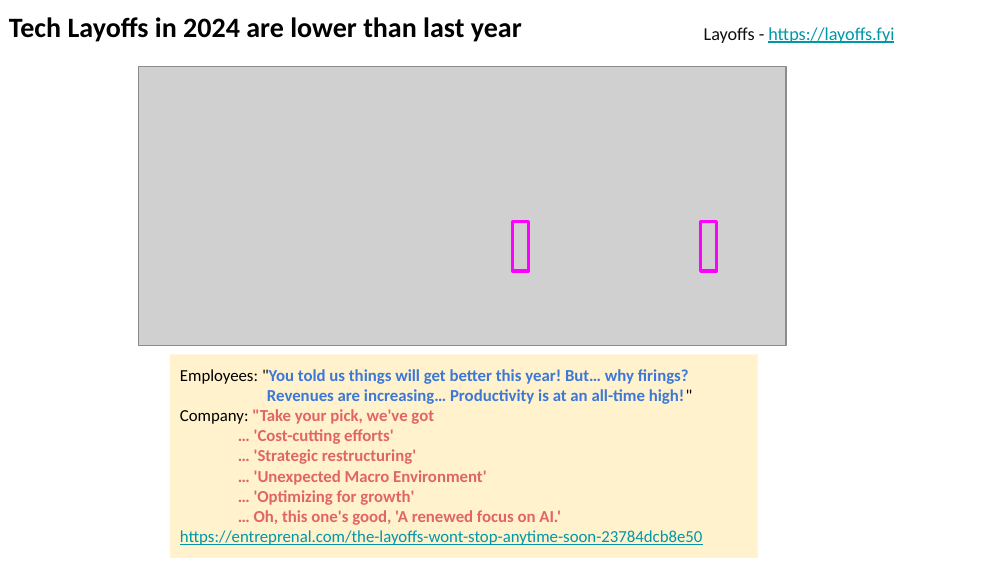
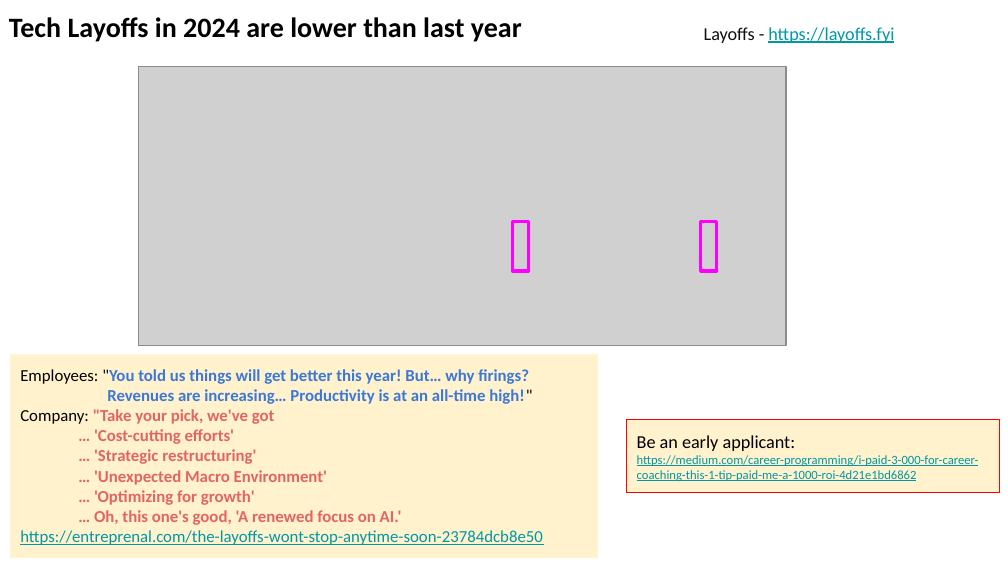
Before and after one commit to lselector/seminar, a slide deck: slide 15 of 2024/2024-07-26-AI-Updates.pptx (slide 14 before the commit). Drawn at 1008x567 pixels with LibreOffice and Linux fonts; fonts in the diff are those of the drawing; grey boxes stand for pictures. Boxes give left, top, right and bottom in pixels: in the first picture for what was removed or moved away, otherwise in the second. Text is boxed around its words. In the diff, an @@ line names an element or a change of style, - is before the commit and + after.

```diff
--- a/2024/2024-07-26-AI-Updates.pptx
+++ b/2024/2024-07-26-AI-Updates.pptx
@@ rectangle "Employees: "You told us things ..." moved from (x1=170, y1=355, x2=758, y2=558) to (x1=10, y1=355, x2=598, y2=558) @@
@@ rectangle added at (x1=627, y1=419, x2=1000, y2=492), fill #FFF2CC, outline #FF0000 0.75 pt, 9 pt, text #0097A7, underline @@
+Be an early applicant:
+https://medium.com/career-programming/i-paid-3-000-for-career-coaching-this-1-tip-paid-me-a-1000-roi-4d21e1bd6862
```
Also in this commit, not shown: 4 other slides changed, 1 slide added.
